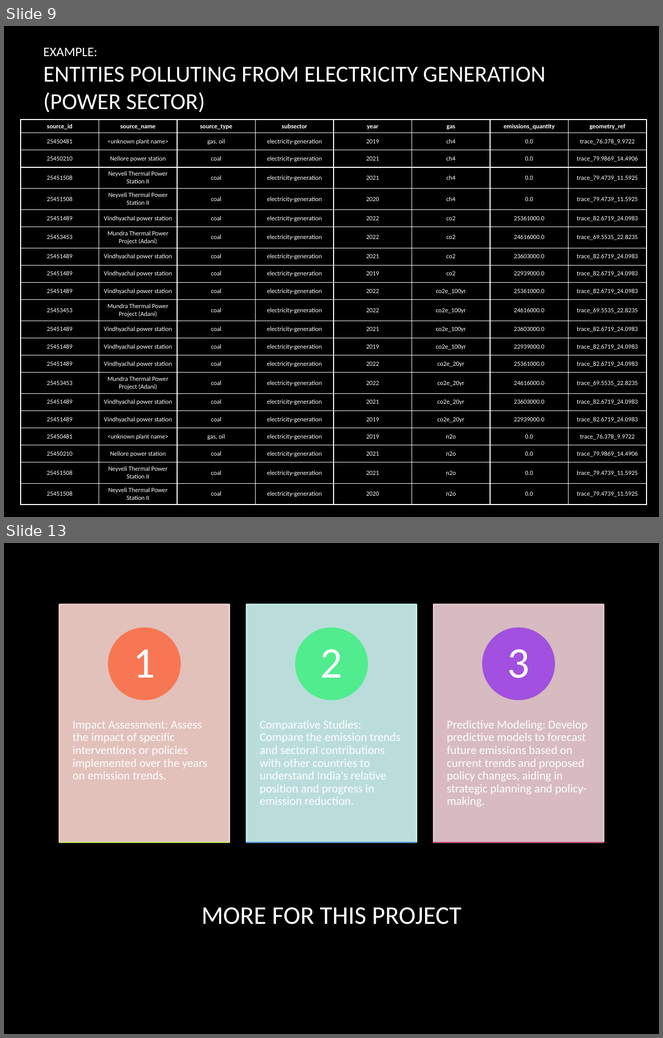
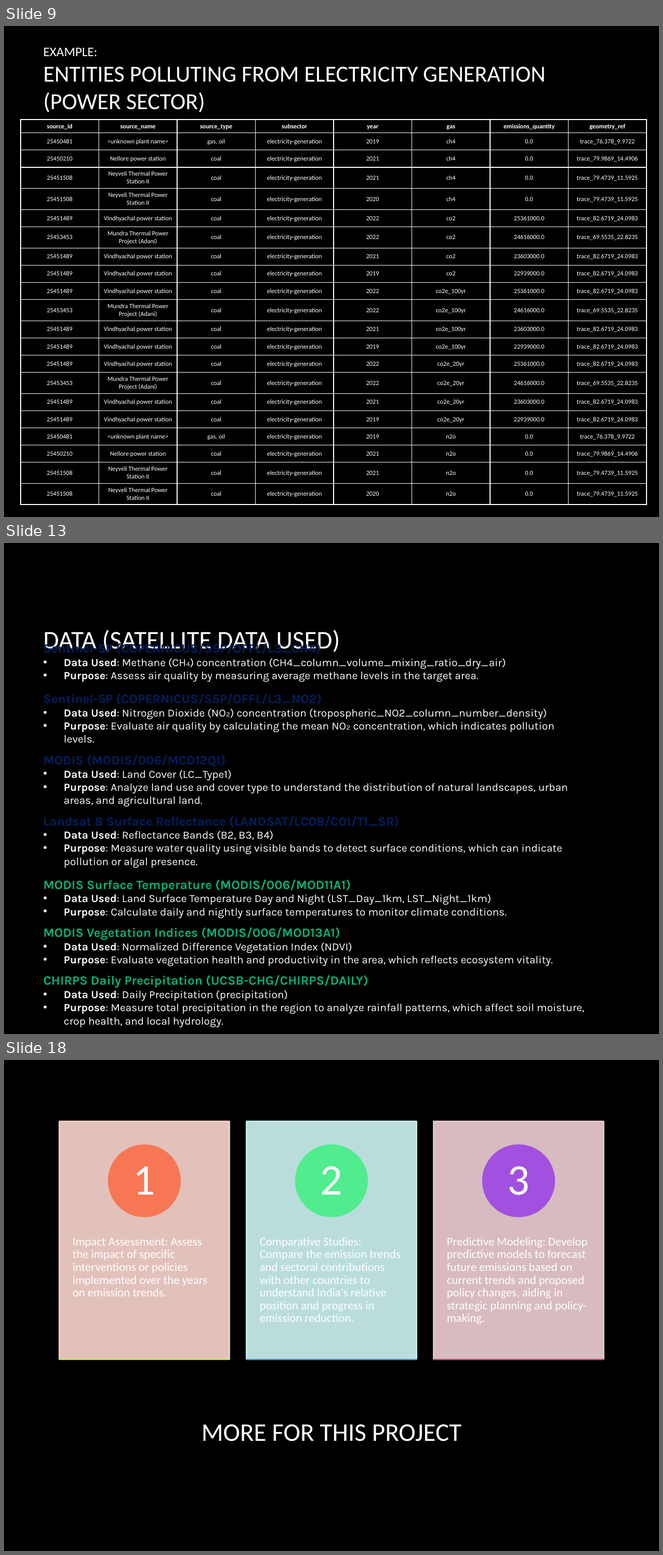
Before and after one commit to kruzee07/projects, a slide deck: Exploratory Data Analysis/assets/Internship Report.pptx. Shown one above the other, each under a label of ours: slides 9 and 13 before the commit, slides 9, 13 and 18 after it; the slides between them are not shown. The pictures are 663x1038 and 663x1555 pixels, drawn with LibreOffice and Linux fonts; fonts in the diff are those of the drawing; background and template pictures are left out. Boxes give left, top, right and bottom in pixels: in the first picture for what was removed or moved away, otherwise in the second. Text is boxed around its words. In the diff, an @@ line names an element or a change of style, - is before the commit and + after.

```diff
--- a/Exploratory Data Analysis/assets/Internship Report.pptx
+++ b/Exploratory Data Analysis/assets/Internship Report.pptx
@@ slide 13 added at box(4, 543, 659, 1034), background picture (left out) @@
@@ title added at box(44, 630, 340, 654), 28 pt, text #FFFFFF @@
+DATA (SATELLITE DATA USED)
@@ text added at box(44, 658, 585, 1028), 12 pt, text #FFFFFF @@
+Sentinel-5P (COPERNICUS/S5P/OFFL/L3_CH4)
+• Data Used: Methane (CH₄) concentration (CH4_column_volume_mixing_ratio_dry_air)
+• Purpose: Assess air quality by measuring average methane levels in the target area.
+Sentinel-5P (COPERNICUS/S5P/OFFL/L3_NO2)
+• Data Used: Nitrogen Dioxide (NO₂) concentration (tropospheric_NO2_column_number_density)
+• Purpose: Evaluate air quality by calculating the mean NO₂ concentration, which indicates pollution levels.
+MODIS (MODIS/006/MCD12Q1)
+• Data Used: Land Cover (LC_Type1)
+• Purpose: Analyze land use and cover type to understand the distribution of natural landscapes, urban areas, and agricultural land.
+Landsat 8 Surface Reflectance (LANDSAT/LC08/C01/T1_SR)
+• Data Used: Reflectance Bands (B2, B3, B4)
+• Purpose: Measure water quality using visible bands to detect surface conditions, which can indicate pollution or algal presence.
+MODIS Surface Temperature (MODIS/006/MOD11A1)
+• Data Used: Land Surface Temperature Day and Night (LST_Day_1km, LST_Night_1km)
+• Purpose: Calculate daily and nightly surface temperatures to monitor climate conditions.
+MODIS Vegetation Indices (MODIS/006/MOD13A1)
+• Data Used: Normalized Difference Vegetation Index (NDVI)
+• Purpose: Evaluate vegetation health and productivity in the area, which reflects ecosystem vitality.
+CHIRPS Daily Precipitation (UCSB-CHG/CHIRPS/DAILY)
+• Data Used: Daily Precipitation (precipitation)
+• Purpose: Measure total precipitation in the region to analyze rainfall patterns, which affect soil moisture, crop health, and local hydrology.
@@ what was slide 13 is now slide 18 @@
```
Also in this commit, not shown: 5 other slides added, 1 slide removed, 37 other files.
